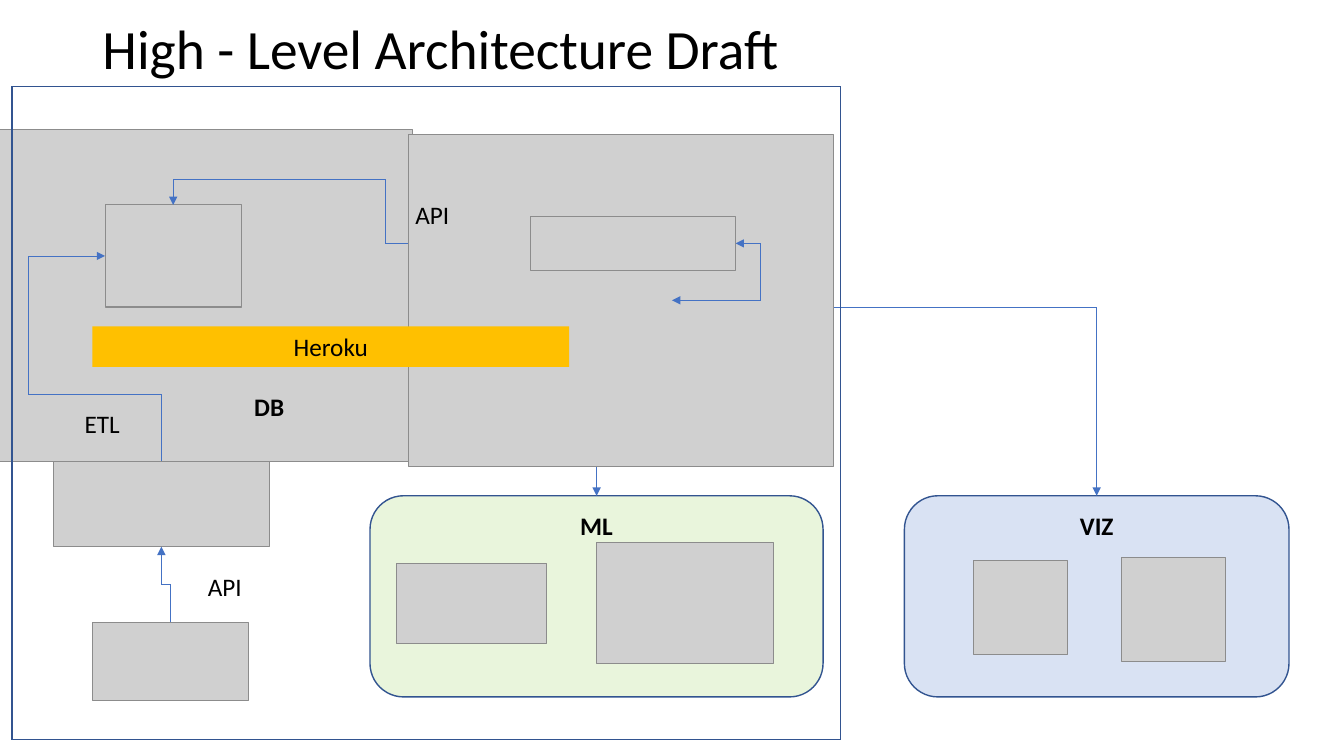
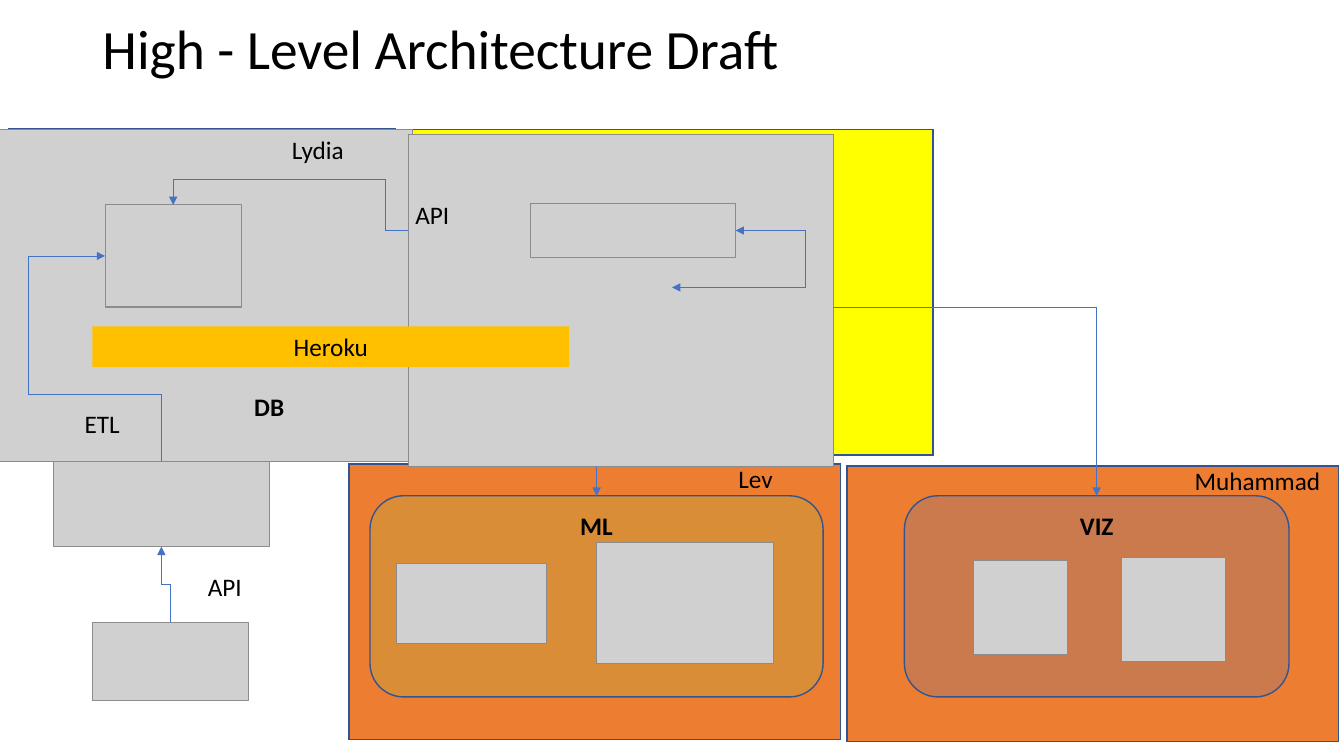
Before and after one commit to msabir10/Final_Project, a slide deck: slide 3 of Final Project Technology Selection.pptx. Drawn at 1344x756 pixels with LibreOffice and Linux fonts; fonts in the diff are those of the drawing; grey boxes stand for pictures; background and template pictures are left out. Boxes give left, top, right and bottom in pixels: in the first picture for what was removed or moved away, otherwise in the second. Text is boxed around its words. In the diff, an @@ line names an element or a change of style, - is before the commit and + after.

Commit message:
Synch Up 2-5

```diff
--- a/Final Project Technology Selection.pptx
+++ b/Final Project Technology Selection.pptx
@@ rectangle added at bbox=[9, 128, 396, 453], fill #ED7D31, outline #325491 1 pt @@
@@ text added at bbox=[292, 141, 344, 163], 18 pt, text #000000 @@
+Lydia
@@ rectangle added at bbox=[403, 130, 934, 456], fill #FFFF00, outline #325491 1 pt @@
@@ elbow double arrow moved from (530, 244) - (173, 205) to (530, 231) - (173, 205) @@
@@ picture: place and size @@
-picture at bbox=[530, 217, 736, 270]
+picture at bbox=[530, 204, 736, 257]
@@ elbow double arrow moved from (736, 244) - (673, 300) to (736, 231) - (673, 287) @@
@@ rectangle: place and size @@
-rectangle at bbox=[12, 87, 841, 740]
+rectangle at bbox=[349, 464, 841, 739]
@@ rectangle at bbox=[349, 464, 841, 739]: fill none to #ED7D31 @@
@@ text added at bbox=[738, 471, 772, 488], 18 pt, text #000000 @@
+Lev
@@ rectangle added at bbox=[847, 466, 1339, 741], fill #ED7D31, outline #325491 1 pt @@
@@ text added at bbox=[1195, 472, 1321, 497], 18 pt, text #000000 @@
+Muhammad
```
